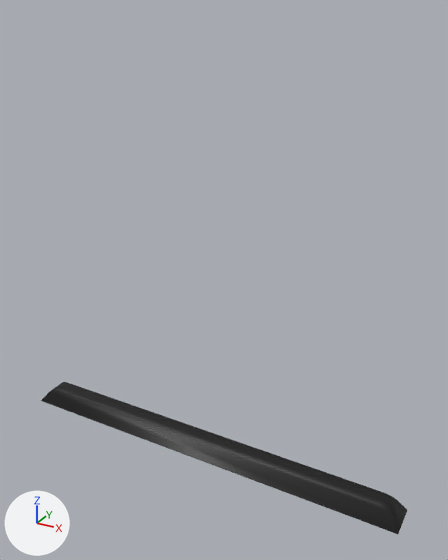
Renders of the FBX model Assets/3DModels/CeilingLamp-M00C.fbx from each side of a commit.
Both versions are drawn from a 50 mm lens placed at (2.09, -3.43, 3.14), pointed at (0.17, 0.06, 1.4). Every picture has the same lights, and +X, +Y and +Z are marked at lower left.

In view in the first picture: 'CeilingLamp-M00C'.
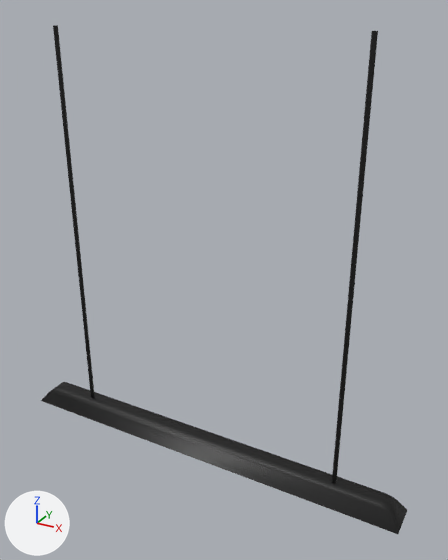
Commit message: Updated: CeilingLamp

Scene script edits in JSON lines:
```json
{"op": "add", "block": "mat_emission", "code": ["mat_emission = principled_material('Emission')", "mat_emission.base_color = (0.8, 0.8, 0.8)  # white #e7e7e7", "mat_emission.roughness = 0.4"]}
{"block": "me_cube_006", "where": "# used by ob_ceilinglamp_m00c; location = (0.0, 0.0, 0.0)"}
{"op": "remove", "block": "me_cube_006", "code": "me_cube_006.from_pydata(...)  # 42 vertices, 29 faces; spans x -1.6..1.6, y -0.13..0.13, z -0.13..0.05"}
{"op": "add", "block": "me_cube_006", "code": "me_cube_006.from_pydata(...)  # 70 vertices, 47 faces; spans x -1.6..1.6, y -0.13..0.13, z -0.13..3.03"}
{"block": "me_cube_006", "change": "me_cube_006 part 1: a new loose piece, a 7-sided cylinder along z spanning x 1.08..1.113, y -0.016..0.016, z 0.002..3.032, in mat_metal (black #030303)"}
{"block": "me_cube_006", "change": "me_cube_006 part 2: a new loose piece, a 7-sided cylinder along z spanning x -1.113..-1.08, y -0.016..0.016, z 0.002..3.032, in mat_metal (black #030303)"}
{"block": "me_cube_006", "change": "me_cube_006 part 3"}
{"block": "me_cube_006", "change": "20 faces are deleted"}
{"block": "me_cube_006", "change": "20 new faces join them, mat_metal (black #030303)"}
{"op": "add", "block": "me_cube_006", "code": "me_cube_006.materials.append(mat_emission)  # white #e7e7e7"}
```

Boxes [x1, y1, x2, y2] around the edits, measured in the pictures (448 x 560 px; the box of a moved part takes in the faces that stretch with it):
```json
{"object": "CeilingLamp-M00C", "change": "reshaped", "before": [41, 382, 407, 534], "after": [41, 25, 407, 534], "on screen": "233% taller"}
{"part": 1, "of": "me_cube_006", "change": "added", "after": [332, 31, 378, 484], "on screen": "black"}
{"part": 2, "of": "me_cube_006", "change": "added", "after": [53, 25, 95, 398], "on screen": "black"}
{"part": 3, "of": "me_cube_006", "change": "moved or reshaped", "before": [87, 389, 340, 486], "after": [87, 389, 340, 486]}
```
